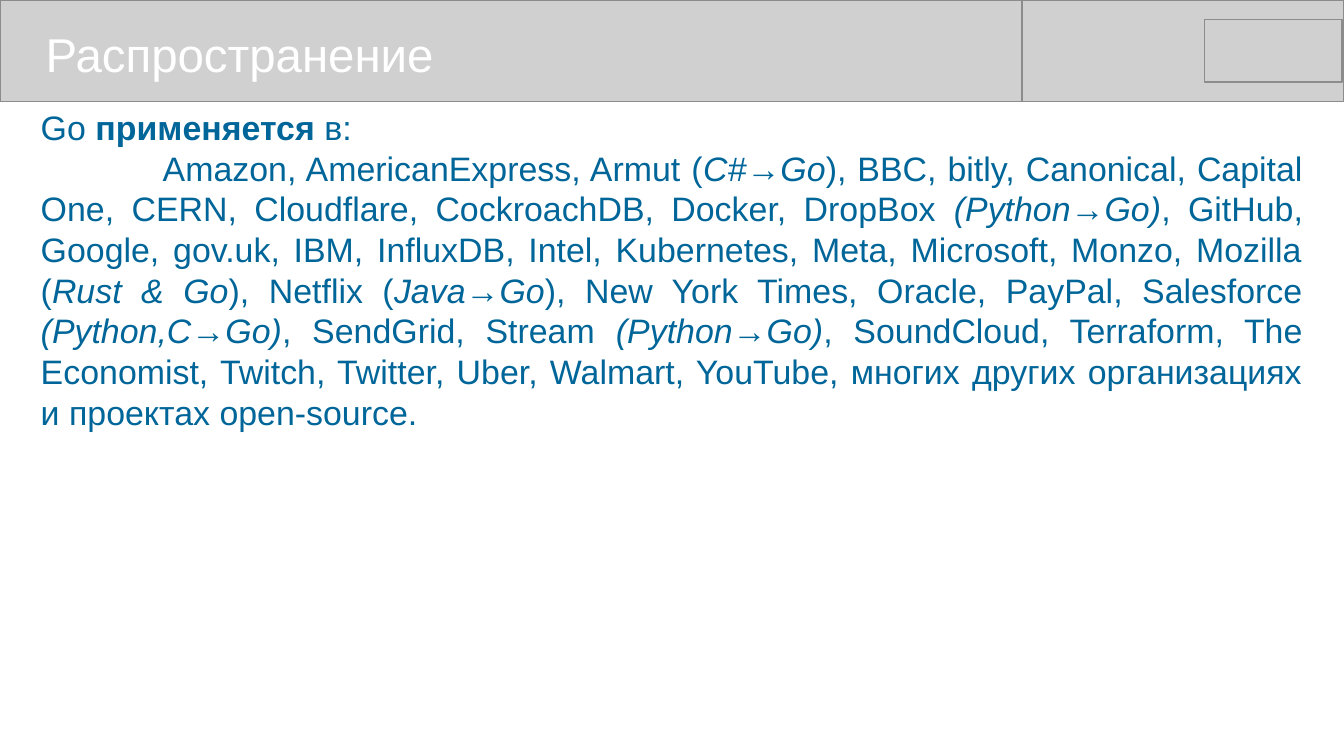
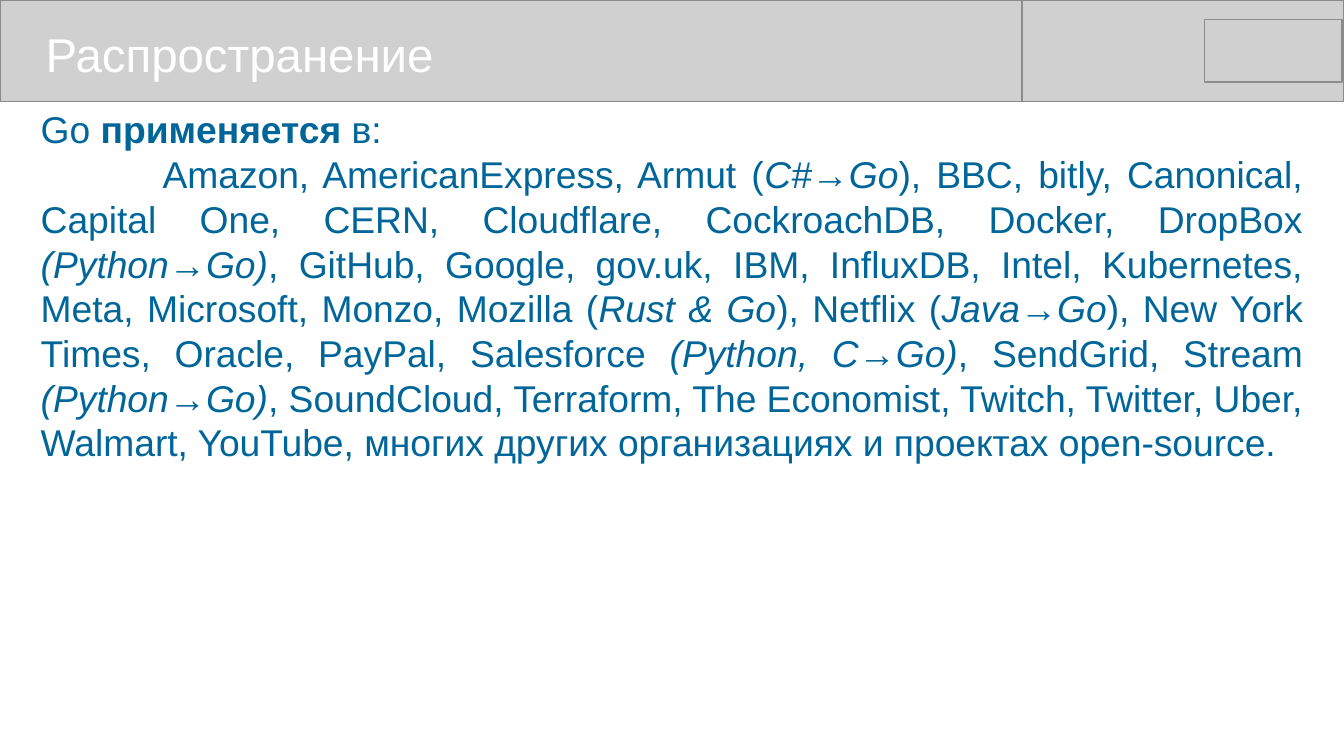
Before and after one commit to mike-shock/Go_language, a slide deck: slide 5 of Go_Review.odp. Drawn at 1344x756 pixels with LibreOffice and Linux fonts; fonts in the diff are those of the drawing; grey boxes stand for pictures. Boxes give left, top, right and bottom in pixels: in the first picture for what was removed or moved away, otherwise in the second. Text is boxed around its words. In the diff, an @@ line names an element or a change of style, - is before the commit and + after.

```diff
--- a/Go_Review.odp
+++ b/Go_Review.odp
@@ text at bbox=[41, 117, 382, 151]: size 20 to 22 pt in "Go применяется в:" @@
@@ text at bbox=[41, 161, 1303, 464]: text changed; size 20 to 22 pt @@
-Amazon, AmericanExpress, Armut (C#→Go), BBC, bitly, Canonical, Capital One, CERN, Cloudflare, CockroachDB, Docker, DropBox (Python→Go), GitHub, Google, gov.uk, IBM, InfluxDB, Intel, Kubernetes, Meta, Microsoft, Monzo, Mozilla (Rust & Go), Netflix (Java→Go), New York Times, Oracle, PayPal, Salesforce (Python,C→Go), SendGrid, Stream (Python→Go), SoundCloud, Terraform, The Economist, Twitch, Twitter, Uber, Walmart, YouTube, многих других организациях и проектах open-source.
+Amazon, AmericanExpress, Armut (C#→Go), BBC, bitly, Canonical, Capital One, CERN, Cloudflare, CockroachDB, Docker, DropBox (Python→Go), GitHub, Google, gov.uk, IBM, InfluxDB, Intel, Kubernetes, Meta, Microsoft, Monzo, Mozilla (Rust & Go), Netflix (Java→Go), New York Times, Oracle, PayPal, Salesforce (Python, C→Go), SendGrid, Stream (Python→Go), SoundCloud, Terraform, The Economist, Twitch, Twitter, Uber, Walmart, YouTube, многих других организациях и проектах open-source.
```
Also in this commit, not shown: 5 other slides changed, 1 slide added, 1 other file.
